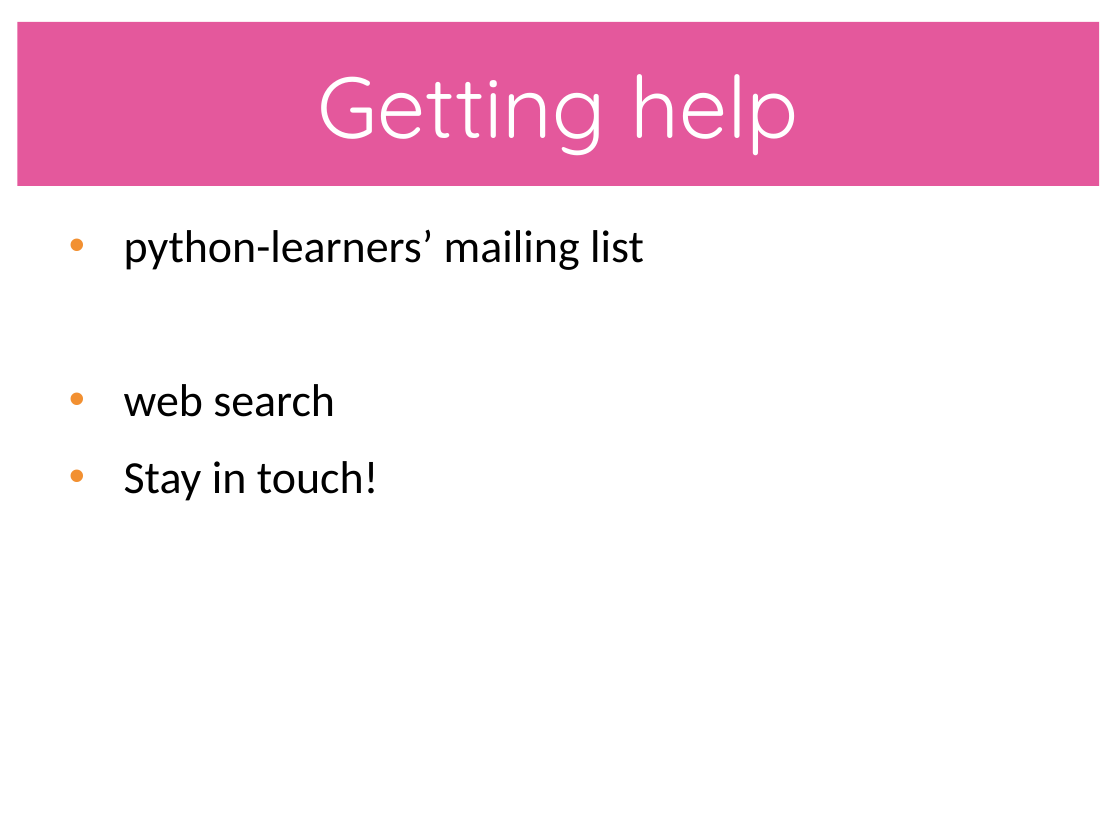
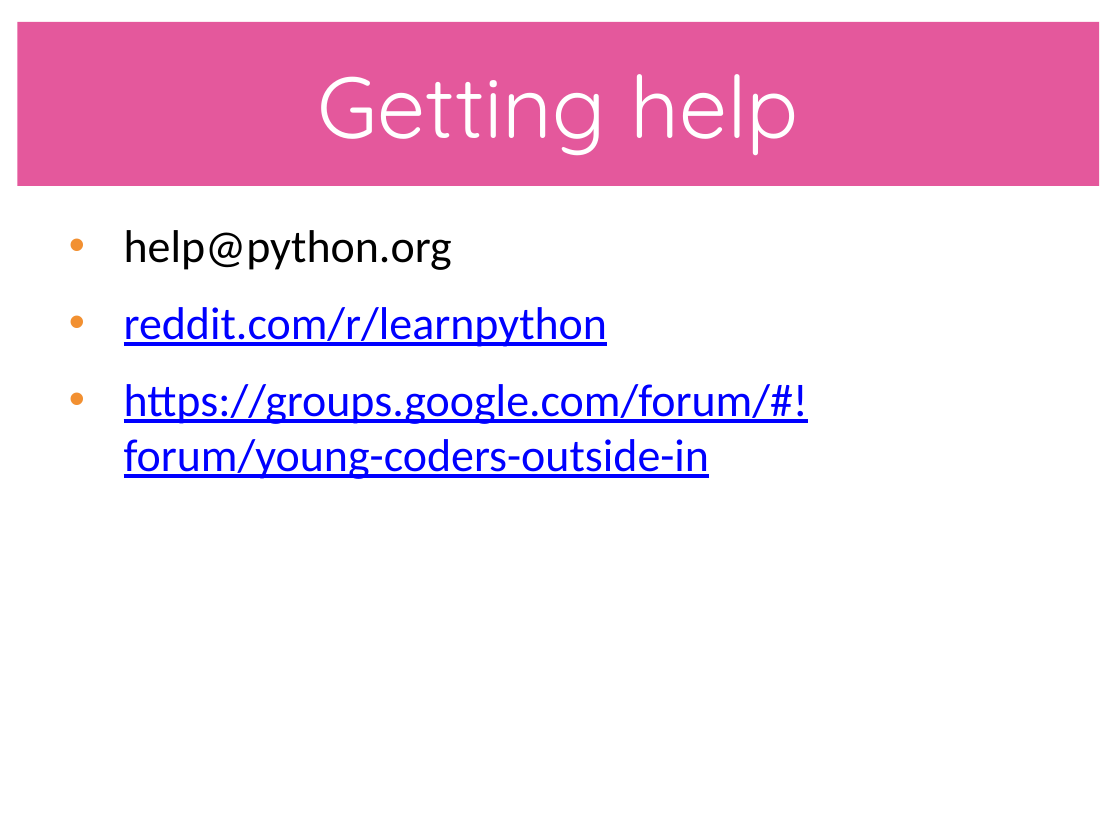
Before and after one commit to catherinedevlin/young-coders-tutorial, a slide deck: slide 97 of 2017/Beginner/YoungCoders_2017_beginner.pptx. Drawn at 1120x840 pixels with LibreOffice and Linux fonts; fonts in the diff are those of the drawing. Boxes give left, top, right and bottom in pixels: in the first picture for what was removed or moved away, otherwise in the second. Text is boxed around its words. In the diff, an @@ line names an element or a change of style, - is before the commit and + after.

```diff
--- a/2017/Beginner/YoungCoders_2017_beginner.pptx
+++ b/2017/Beginner/YoungCoders_2017_beginner.pptx
@@ text at (x1=124, y1=230, x2=808, y2=479): text changed; text colour #000000 to #0000FF @@
-• python-learners’ mailing list
-• web search
-• Stay in touch!
+• help@python.org
+• reddit.com/r/learnpython
+• https://groups.google.com/forum/#!forum/young-coders-outside-in
```
Also in this commit, not shown: 3 other slides changed, 3 other files.
